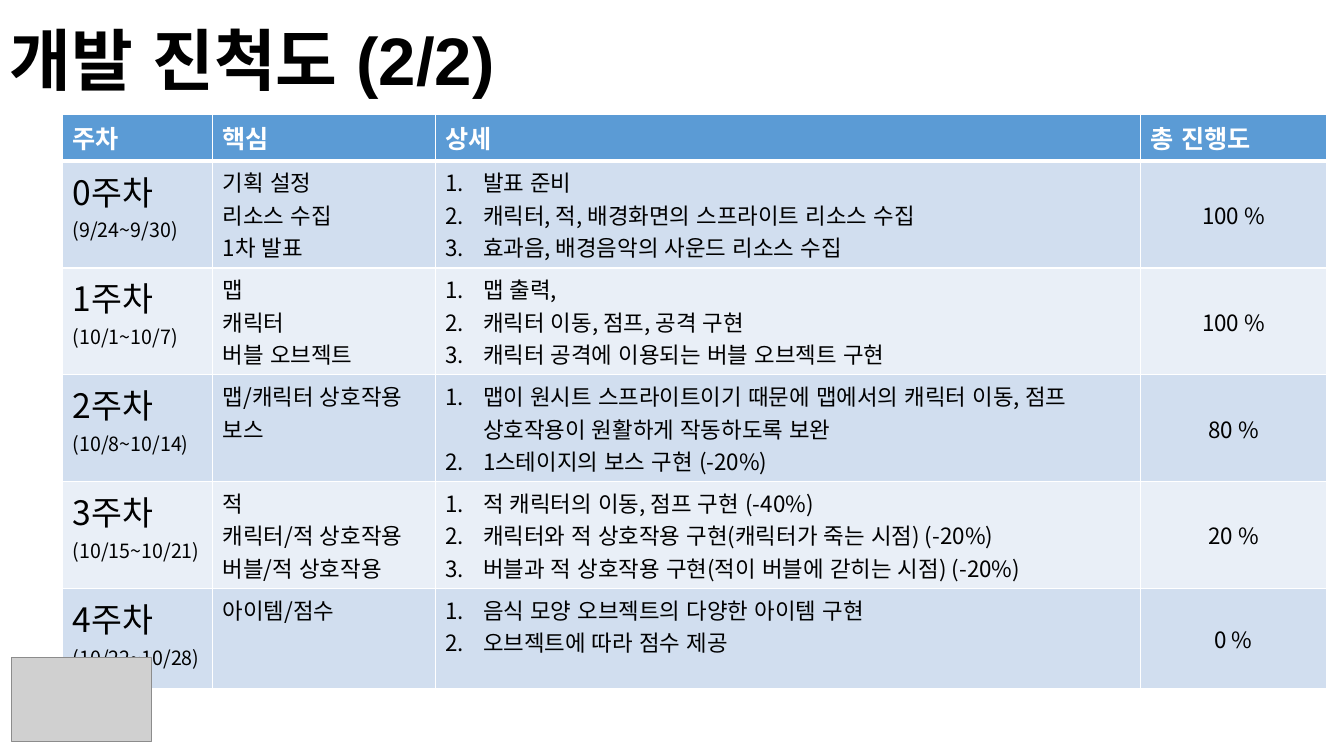
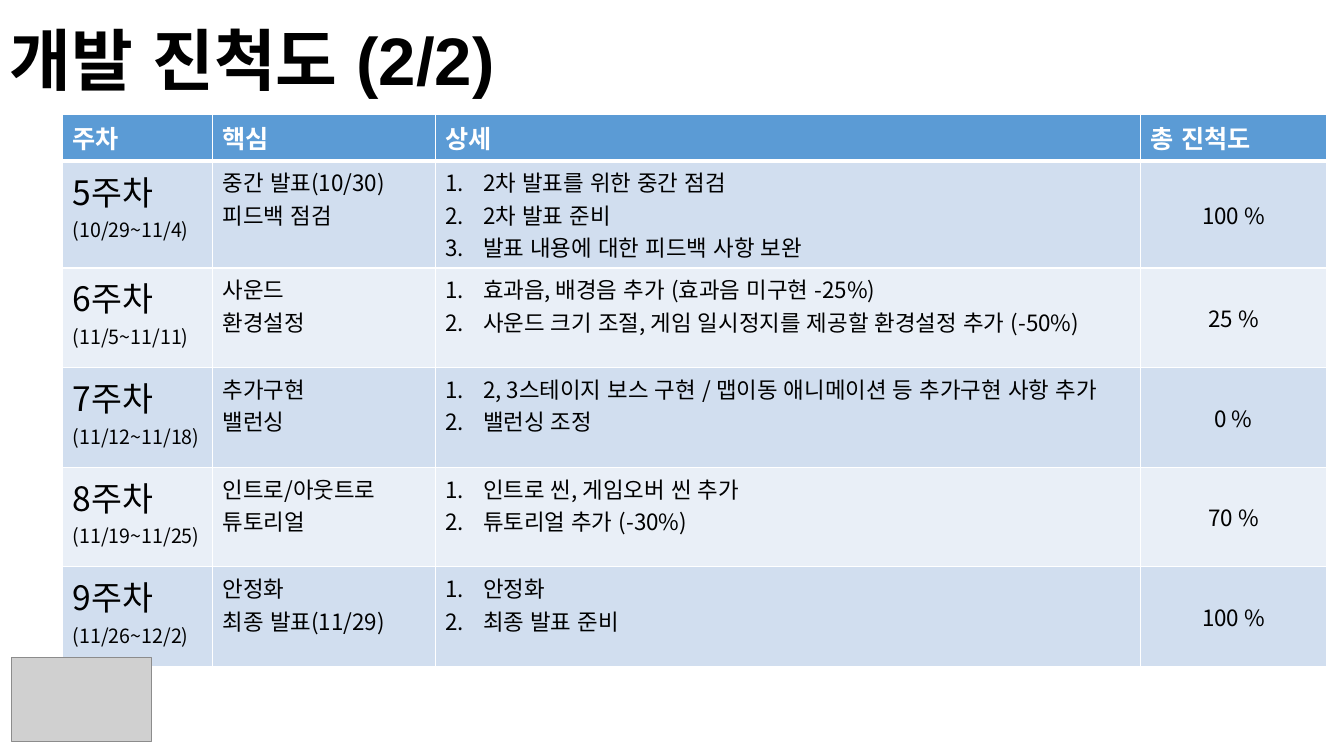
Before and after one commit to HaneulYun/bubble-bobble, a slide deck: slide 4 of proposal/프레젠테이션3.pptx. Drawn at 1344x756 pixels with LibreOffice and Linux fonts; fonts in the diff are those of the drawing; grey boxes stand for pictures; background and template pictures are left out. Boxes give left, top, right and bottom in pixels: in the first picture for what was removed or moved away, otherwise in the second. Text is boxed around its words. In the diff, an @@ line names an element or a change of style, - is before the commit and + after.

```diff
--- a/proposal/프레젠테이션3.pptx
+++ b/proposal/프레젠테이션3.pptx
@@ table at (63, 115, 1327, 658) @@
-row 1, column 4: 총 진행도
+row 1, column 4: 총 진척도
-row 2: 0주차 / (9/24~9/30) | 기획 설정 / 리소스 수집 / 1차 발표 | 발표 준비 / 캐릭터, 적, 배경화면의 스프라이트 리소스 수집 / 효과음, 배경음악의 사운드 리소스 수집 | 100 %
+row 2: 5주차 / (10/29~11/4) | 중간 발표(10/30) / 피드백 점검 | 2차 발표를 위한 중간 점검 / 2차 발표 준비 / 발표 내용에 대한 피드백 사항 보완 | 100 %
-row 3: 1주차 / (10/1~10/7) | 맵 / 캐릭터 / 버블 오브젝트 | 맵 출력, / 캐릭터 이동, 점프, 공격 구현 / 캐릭터 공격에 이용되는 버블 오브젝트 구현 | 100 %
+row 3: 6주차 / (11/5~11/11) | 사운드 / 환경설정 | 효과음, 배경음 추가 (효과음 미구현 -25%) / 사운드 크기 조절, 게임 일시정지를 제공할 환경설정 추가 (-50%) | 25 %
-row 4: 2주차 / (10/8~10/14) | 맵/캐릭터 상호작용 / 보스 | 맵이 원시트 스프라이트이기 때문에 맵에서의 캐릭터 이동, 점프 상호작용이 원활하게 작동하도록 보완 / 1스테이지의 보스 구현 (-20%) | 80 %
+row 4: 7주차 / (11/12~11/18) | 추가구현 / 밸런싱 | 2, 3스테이지 보스 구현 / 맵이동 애니메이션 등 추가구현 사항 추가 / 밸런싱 조정 | 0 %
-row 5: 3주차 / (10/15~10/21) | 적 / 캐릭터/적 상호작용 / 버블/적 상호작용 | 적 캐릭터의 이동, 점프 구현 (-40%) / 캐릭터와 적 상호작용 구현(캐릭터가 죽는 시점) (-20%) / 버블과 적 상호작용 구현(적이 버블에 갇히는 시점) (-20%) | 20 %
+row 5: 8주차 / (11/19~11/25) | 인트로/아웃트로 / 튜토리얼 | 인트로 씬, 게임오버 씬 추가 / 튜토리얼 추가 (-30%) | 70 %
-row 6: 4주차 / (10/22~10/28) | 아이템/점수 | 음식 모양 오브젝트의 다양한 아이템 구현 / 오브젝트에 따라 점수 제공 | 0 %
+row 6: 9주차 / (11/26~12/2) | 안정화 / 최종 발표(11/29) | 안정화 / 최종 발표 준비 | 100 %
```
Also in this commit, not shown: 5 other slides changed, 2 slides added, 10 other files.
